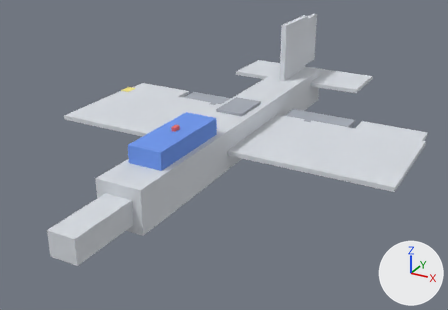
A saved change to the glTF model templates/aircraft-starter.glb.
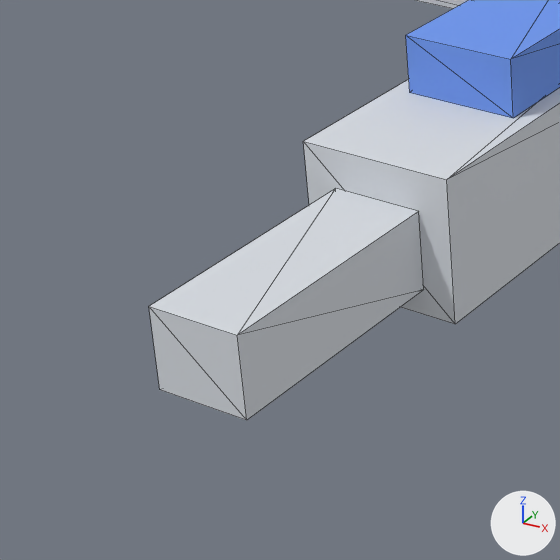
The first picture shows the older version from a 50 mm camera at (7.73, -14.34, 6.5) aimed at (0.22, -0.69, -0.33). The close-ups show the older and then the newer version on the part from 0% to 39% of the width and 43% to 100% of the height of that picture. Only the edits that show in the close-ups are written down. Every picture has the same lights, and +X, +Y and +Z are marked at lower right. The close-ups show mesh edges as thin lines. Where no turn or scale is listed for an object, it has been applied to the vertices.

Before the edit, the objects in view are built like this:
```python
me_fuselage_srf = bpy.data.meshes.new('fuselage.srf')
me_fuselage_srf.from_pydata(...)  # a box spanning x -0.6..0.6, y -5.0..5.5, z -0.5..0.6, material slot 0; a box spanning x -0.35..0.35, y -6.8..-5.0, z -0.3..0.3, material slot 0; a box spanning x -5.0..-0.6, y -1.2..2.0, z -0.06..0.06, material slot 0; a box spanning x 0.6..5.0, y -1.2..2.0, z -0.06..0.06, material slot 0; a box spanning x -0.08..0.08, y 3.6..5.4, z 0.6..2.4, material slot 0; a box spanning x -2.2..2.2, y 4.6..5.4, z 0.24..0.36, material slot 0; a box spanning x -0.45..0.45, y -4.0..-1.5, z 0.6..1.05, material slot 1
me_fuselage_srf.materials.append(mat_c_176_184_196)  # light grey #d8dde3
me_fuselage_srf.materials.append(mat_c_40_80_220)  # blue #6e98ef
ob_fuselage = bpy.data.objects.new('Fuselage', me_fuselage_srf)
ob_fuselage.location = (0.0, 0.0, 0.0)
```
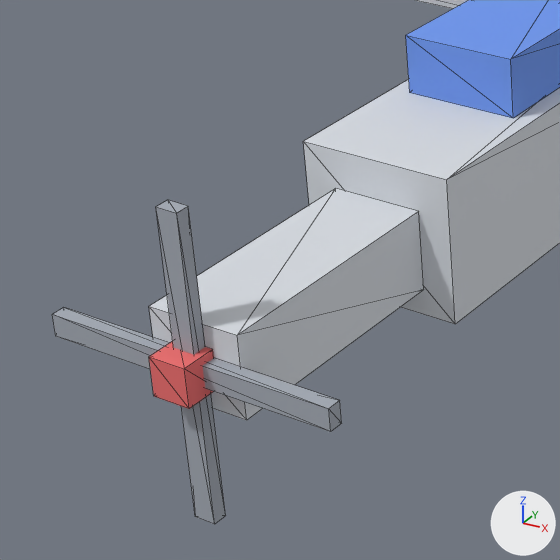
Changed parts and their boxes (x1, y1, x2, y2) in the close-ups (560 x 560 px):
'Propeller', added: after (52, 200, 342, 524)
    faces in mat_c_96_104_118 (grey #a5abb5): (52, 200, 342, 524)
    faces in mat_c_220_40_40 (red #ef6e6e): (149, 341, 214, 409)

What changed in the scene script:
```text
Add me_propeller_srf:
    me_propeller_srf.from_pydata(...)  # a box spanning x -0.08..0.08, y -6.9..-6.8, z -1.1..1.1, material slot 0; a box spanning x -1.1..1.1, y -6.9..-6.8, z -0.08..0.08, material slot 0; a box spanning x -0.14..0.14, y -7.05..-6.8, z -0.14..0.14, material slot 1
    me_propeller_srf.materials.append(mat_c_96_104_118)  # grey #a5abb5
    me_propeller_srf.materials.append(mat_c_220_40_40)  # red #ef6e6e
Add ob_propeller:
    ob_propeller = bpy.data.objects.new('Propeller', me_propeller_srf)
    ob_propeller.location = (0.0, 0.0, 0.0)
```
